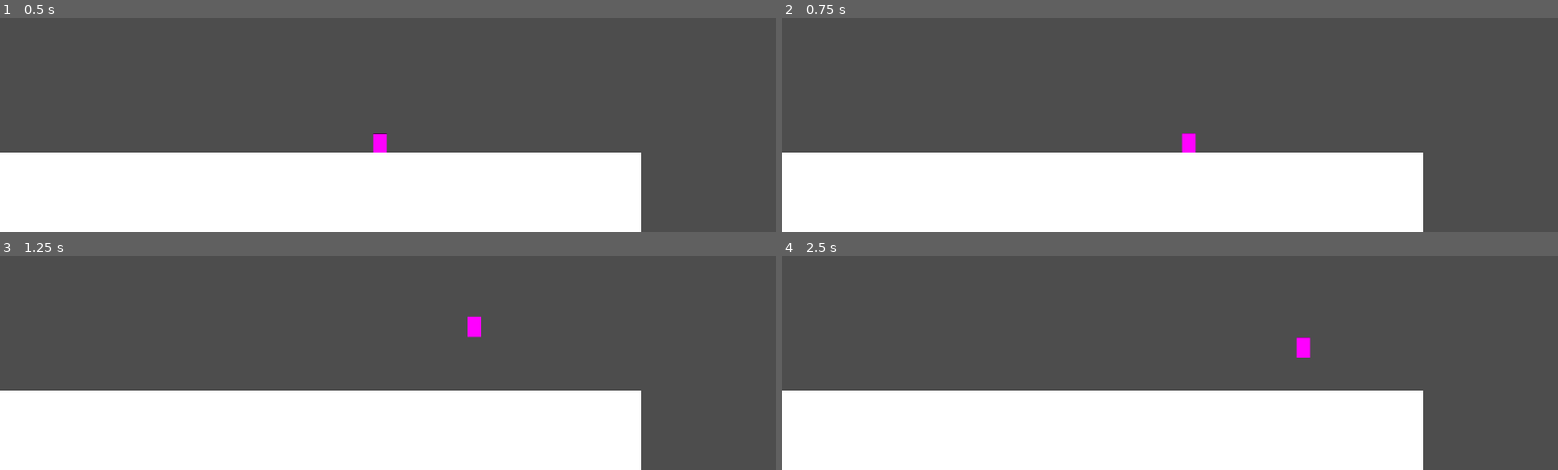
Above: before the commit, frames 1-4 (two rows, left to right).
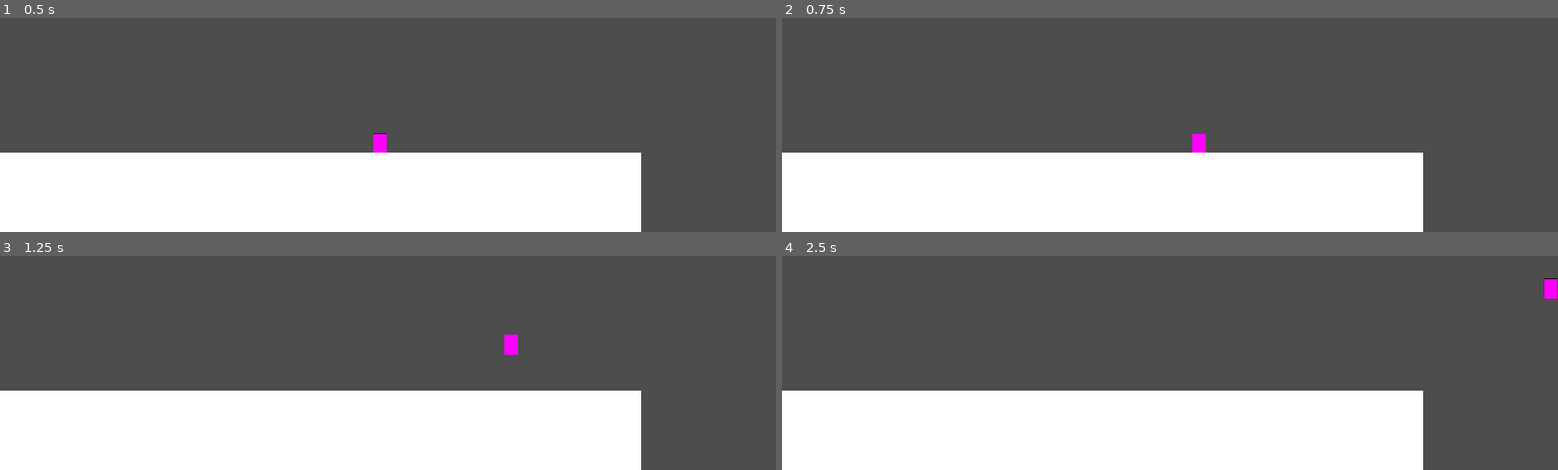
Above: after the commit, the same moments.

Repository: potatinator/codeday3-ihatecaiden
Game: Godot game, scene res://node_2d.tscn
Same seed, same stepped clock (60 frames per second), same inputs: the game is played once before the commit and once after it.
Inputs:
- Up to frame 1 (0.5 s): no input
- Up to frame 2 (0.75 s): hold D (moveRight) from 0.53 s (still down); tap E (release) at 0.6 s
- Up to frame 3 (1.25 s): keep holding D (moveRight); tap W (jump) at 0.77, 1.07 s; tap Q (store) at 0.8 s
- Up to frame 4 (2.5 s): tap Q (store) at 1.35 s; tap W (jump) at 1.52, 1.55, 1.82 s; release D (moveRight) at 2.03 s; hold A (moveLeft) from 2.03 s (still down); hold W (jump) from 2.03 s (still down); tap E (release) at 2.3 s

Frame 1 is identical in both runs. In frame 2, 0.2% of the frame differs, in the area x 51-55%, y 53-63%; in frame 3, 0.3%; in frame 4, 0.4%, in the area x 66-100%, y 10-48%.

Commit message:
movement fine

Diff:
--- a/character_body_2d.gd
+++ b/character_body_2d.gd
@@ -3,15 +3,48 @@
 @onready var sprite_2d: Sprite2D = $Sprite2D as Sprite2D
 
 @export var speed : float = 150.0
-@export var jump : float = -400.0
-@export var maxFall : float = 400.0
+@export var airMulti : float = 1.0
+var jump : float = -400.0
+var maxFall : float = 400.0
+@export var maxStored : float = 1000.0
+@export var groundFric : float = 100.0
+@export var airFric : float = 10.0
 
 const GRAV  : float = 1000.0;
 
+var stored : Vector2 = Vector2(0.0,0.0)
+var fric : float = 0.0;
+var multi : float = 1.0;
+
 func _physics_process(delta: float):
 	velocity.y += clamp(GRAV*delta, -maxFall, maxFall)
+	if (is_on_floor()):
+		fric = groundFric
+		multi = 1.0
+	else:
+		fric = airFric
+		multi = airMulti
+
 	var dir = Input.get_axis("moveLeft", "moveRight")
-	velocity.x = dir*speed
+	velocity.x += dir*speed*multi
+	if(abs(fric*velocity.x) > abs(velocity.x)):
+		velocity.x = 0
+	else:
+		velocity.x -= fric*velocity.x
+
 	if(Input.is_action_pressed("jump") && is_on_floor()):
 		velocity.y = jump;
+
+	if(Input.is_action_just_pressed("store")):
+		store()
+	if(Input.is_action_just_pressed("release")):
+		velocity += stored
+		stored = Vector2(0.0, 0.0)
+
 	move_and_slide()
+
+func store() -> void:
+	stored += velocity
+	stored = stored.normalized() * clamp(stored.length(), 0.0, maxStored)
+	print(stored.length())
+	velocity = Vector2(0.0, 0.0)
--- a/character_body_2d.tscn
+++ b/character_body_2d.tscn
@@ -9,7 +9,10 @@
 
 [node name="CharacterBody2D" type="CharacterBody2D"]
 script = ExtResource("1_f50pn")
-speed = 200.0
+speed = 100.0
+airMulti = 0.3
+groundFric = 0.2
+airFric = 0.05
 
 [node name="Sprite2D" type="Sprite2D" parent="."]
 position = Vector2(-2.38419e-07, -7.15256e-07)
